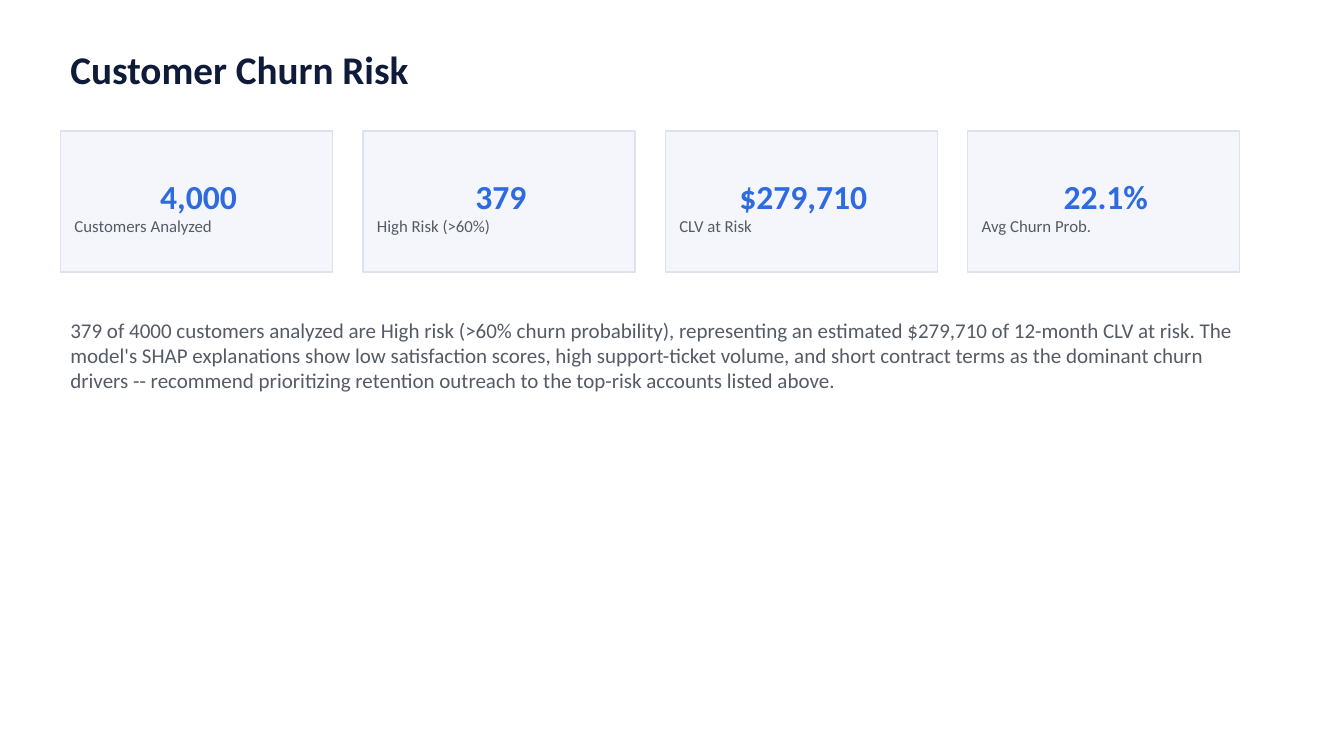
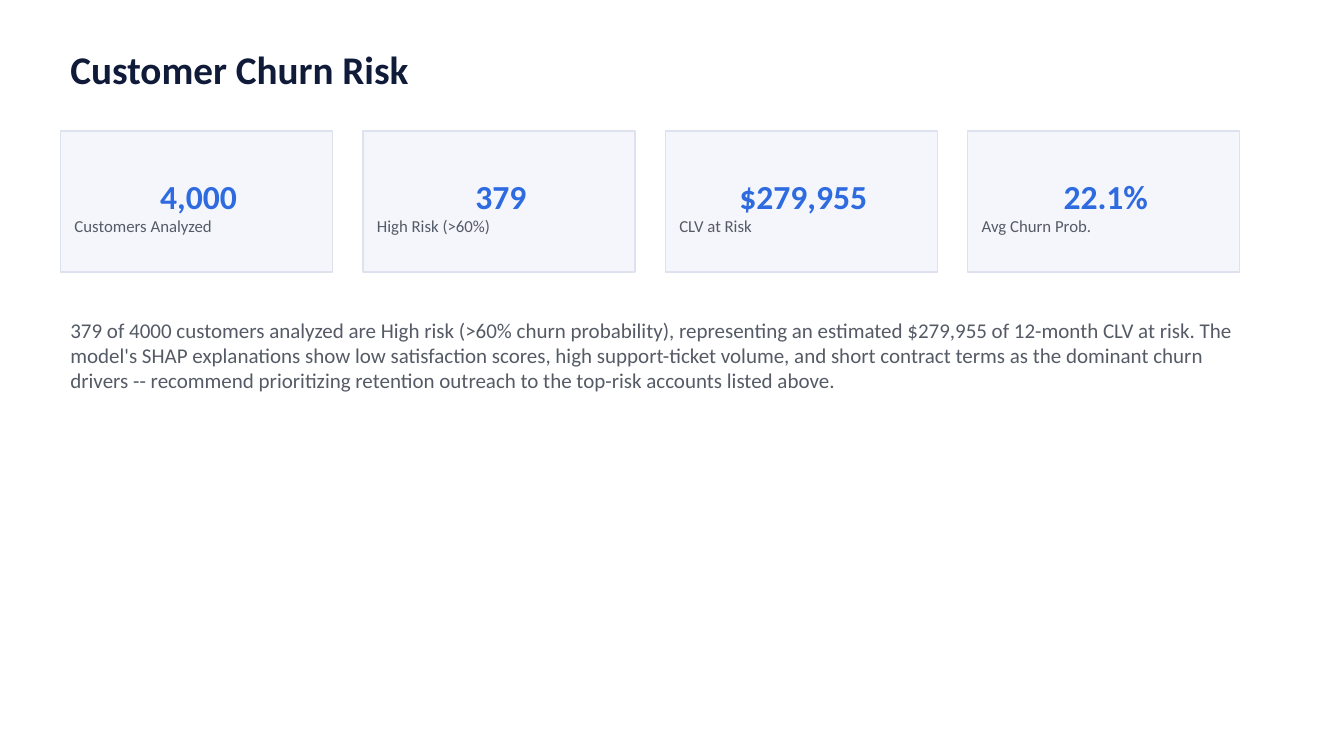
Before and after one commit to rudranilmallik13/Executive_Decision_Intelligence_Platform, a slide deck: slide 3 of outputs/EDIP_Executive_Report.pptx. Drawn at 1344x756 pixels with LibreOffice and Linux fonts; fonts in the diff are those of the drawing. Boxes give left, top, right and bottom in pixels: in the first picture for what was removed or moved away, otherwise in the second. Text is boxed around its words. In the diff, an @@ line names an element or a change of style, - is before the commit and + after.

```diff
--- a/outputs/EDIP_Executive_Report.pptx
+++ b/outputs/EDIP_Executive_Report.pptx
@@ text in rectangle at [739, 187, 867, 214]: text changed @@
-$279,710
+$279,955
@@ text at [70, 323, 1232, 392]: text changed @@
-379 of 4000 customers analyzed are High risk (>60% churn probability), representing an estimated $279,710 of 12-month CLV at risk. The model's SHAP explanations show low satisfaction scores, high support-ticket volume, and short contract terms as the dominant churn drivers -- recommend prioritizing retention outreach to the top-risk accounts listed above.
+379 of 4000 customers analyzed are High risk (>60% churn probability), representing an estimated $279,955 of 12-month CLV at risk. The model's SHAP explanations show low satisfaction scores, high support-ticket volume, and short contract terms as the dominant churn drivers -- recommend prioritizing retention outreach to the top-risk accounts listed above.
```
Also in this commit, not shown: 1 other slide changed, 18 other files.
